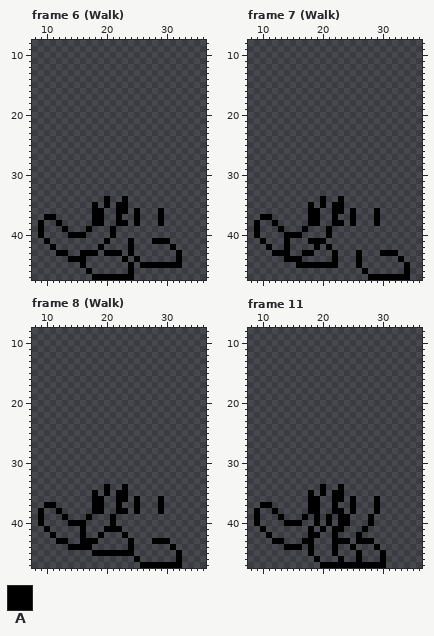
Two states of a pixel-art file, TerraGuardian Sprites/Companions/Ich/Cat Guardian.aseprite. The picture above is the old version.
48x48 pixels, 11 frames. Shown: frame 6 (Walk): x 8..36, y 8..47; frame 7 (Walk): x 8..36, y 8..47; frame 8 (Walk): x 8..36, y 8..47; frame 11: x 8..36, y 8..47. The commit also changed other frames, which this record leaves out.
Visible layers, top first: "Tail", "Right Leg", "Left Leg".
Palette (. is transparent): A #000000
Pixels before, frame 6 (Walk), first column x 9:
34 ...........A..A.........
35 .........A.A.AA.........
36 .........AA..AA.A...A...
37 .AA......AA..A..A...A...
38 A..A.....AA..AA.A...A...
39 A...A...A...A...........
40 A....AAA....A...........
41 .A.........A...A...AAA..
42 ..A.......A....A......A.
43 ...AA..AAA.AAA.A.......A
44 .....AAA......A.A......A
45 .......A.......A.AAAAAAA
46 ........A......A........
47 .........AAAAAAA........
Pixels before, frame 7 (Walk), first column x 9:
34 ...........A..A...........
35 .........A.A.AA...........
36 .........AA..AA.A...A.....
37 .AA......AA..A..A...A.....
38 A..A.....AA..AA.A...A.....
39 A...A...A...A.............
40 A....AAA....A.............
41 .A...A...AAA..............
42 ..A..A....A.A.............
43 ...AAA..AA...A...A...AAA..
44 .....AAA.....A...A......A.
45 .......AAAAAAA...A.......A
46 ..................A......A
47 ...................AAAAAAA
Pixels before, frame 8 (Walk), first column x 9:
34 ...........A..A.........
35 .........A.A.AA.........
36 .........AA..AA.A...A...
37 .AA......AA..A..A...A...
38 A..A.....AA..AA.A...A...
39 A...A...A...A...........
40 A....AAA....A...........
41 .A.....A...AAA..........
42 ..A....A..A...A.........
43 ...AA..AAA.....A...AAA..
44 .....AAAA......A......A.
45 .........AAAAAAA.......A
46 ................A......A
47 .................AAAAAAA
Pixels before, frame 11, first column x 9:
34 ...........A..A.......
35 .........A.A.AA.......
36 .........AA..AA.A...A.
37 .AA......AA..A..A...A.
38 A..A.....AA..AA.A...A.
39 A...A...A.A.A.AA...A..
40 A....AAA..A.A.AA...A..
41 .A.......A.A.AA...A...
42 ..A......AA..A...A....
43 ...AA...AA...AAA.AAA..
44 .....AAA.A...A..A...A.
45 .........A...A...A...A
46 ..........A...A..A...A
47 ...........AAAAAAAAAAA
Once edited:
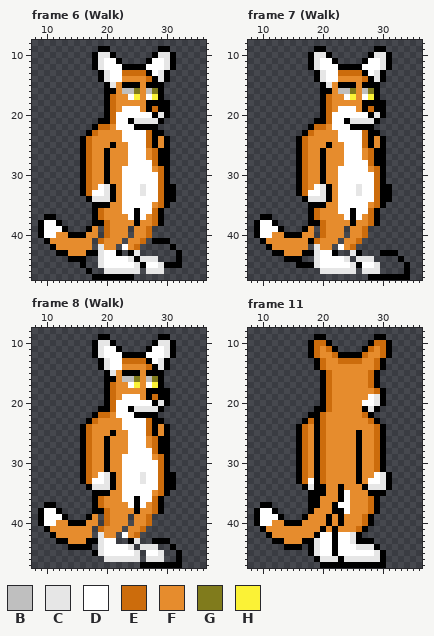
Colours new in this view: B #bfbfbf  C #e6e6e6  D #ffffff  E #cc6c0c  F #e68c2d  G #807b1c  H #fbf236
The edit:
layer "Body" now shown
layer "Right Arm" now shown
layer "Left Arm" now shown
layer "Head" now shown
layer "White" now shown
layer "Color" now shown
layer "Eye" now shown
Changed rows in their new state; - is an unchanged pixel.
Frame 6 (Walk):
first column x 10:
 9 ---------AA--------AA-
10 --------ACCA------ACCA
11 --------ACDDA----ADDCA
12 --------ACDDDAAAADDDCA
13 ---------ACDDEEEEADCA-
14 ---------ACDDFFFFEACA-
15 ----------ACFAAAFAAA--
16 ----------AAFBBGFBGA--
17 ----------AEFFDHFDHA--
18 ----------AEFFFFFAAAA-
19 ----------AEFDDDFAEAA-
20 ----------AEDDDDDDACA-
21 ---------AAEDDACCCCA--
22 --------AEEFDDDAAAA---
23 -------AEFFFFDDDDEAA--
24 ------AEFFFFFDDDDEAFA-
25 ------AEFFFAFFDDDEAFA-
26 ------AEFFAFFFDDDFEAA-
27 ------AEFFAFFFDDDFEAA-
28 ------AEFFAFFFDDDDEAA-
29 ------AEFFAFFDDDDDFEA-
30 ------AEFFAFFDDDDDDEA-
31 ------AEFFAFFDDDDDDEA-
32 ------AEFDCAFDDDCDDEAA
33 ------AEDDCAFDDDCDDEAA
34 -------ACCCAFDDDDDDEAA
35 ---------A-FFDDDDDFEA-
36 ---------EFFFDD-DDE---
37 ---------EFFFFD-DFE---
38 DD--------EFFFF-FFE---
39 DDD-----F-EFFF-FFE----
40 DDFF---FF-EFFF-FFE----
41 -FFFFFFF-EFFF-FFE-----
42 --FFFFFF-CFF-DFE------
43 ----FFF--CDD---C------
44 ---------CDDDDC-CCC---
45 ---------CDDDDDC-DDC--
46 ----------CCCCCC-CCC--
Frame 7 (Walk): the same change as frame 6 (Walk)
Frame 8 (Walk): the same change as frame 6 (Walk)
Frame 11:
first column x 10:
 9 ---------AA--------AA-
10 --------AEEA------AEEA
11 --------AEFEA----AEFEA
12 --------AEFFEAAAAEFFEA
13 ---------AEFFEEEEFFEA-
14 ---------AEFFFFFFFFEA-
15 ----------AEFFFFFFEA--
16 ----------AEFFFFFFEA--
17 ----------AEFFFFFFEA--
18 ----------AEFFFFFFFEA-
19 ----------AEFFFFFFDCA-
20 ----------AEFFFFFDDCA-
21 ---------AAEFFFFFACA--
22 --------AAEFFFFFFEA---
23 -------AEAEFFFFFFFEA--
24 ------AEFAEFFFFFFFFEA-
25 ------AEFAEFFFFFAFFEA-
26 ------AEFAEFFFFFAFFEA-
27 ------AEFAEFFFFFAFFEA-
28 ------AEFAEFFFFFAFFEA-
29 ------AEFAEFFFFFAFFEA-
30 ------AEFAEFFFFFAFFEA-
31 ------AEFAEFFFFFAFFEA-
32 ------AEFAEFFFFFAFFDCA
33 ------AEDAEFFFFFAFDDCA
34 -------ACA-FF-FFFACCCA
35 ---------A-FF-DFFFAAA-
36 ----------FFF-DFFFE---
37 ----------FF-DDFFFE---
38 DD-------FFF--DFFFE---
39 DDD-----FFF-F-FFFE----
40 DDFF---FFFF-F-FFFE----
41 -FFFFFFFFF-F-FFFE-----
42 --FFFFFFF-DD-DDC------
43 ----FFF--CDD-DDC------
44 ---------CDD-DDDCCC---
45 ---------CDD-DDDDDDC--
46 ----------CCC-CCCCCC--
Pixel boxes of the changes (left, top, right, bottom) in both pictures:
changed: (44, 46, 176, 274)
changed: (260, 46, 392, 274)
changed: (44, 334, 176, 562)
changed: (260, 334, 392, 562)
